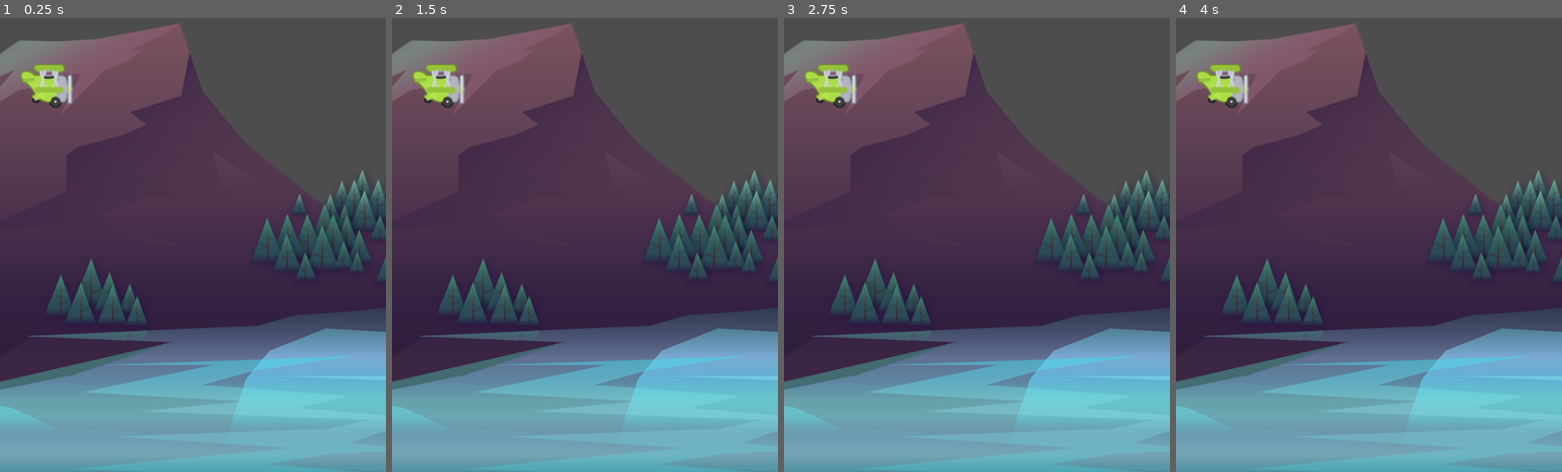
Above: before the commit, frames 1-4 (left to right).
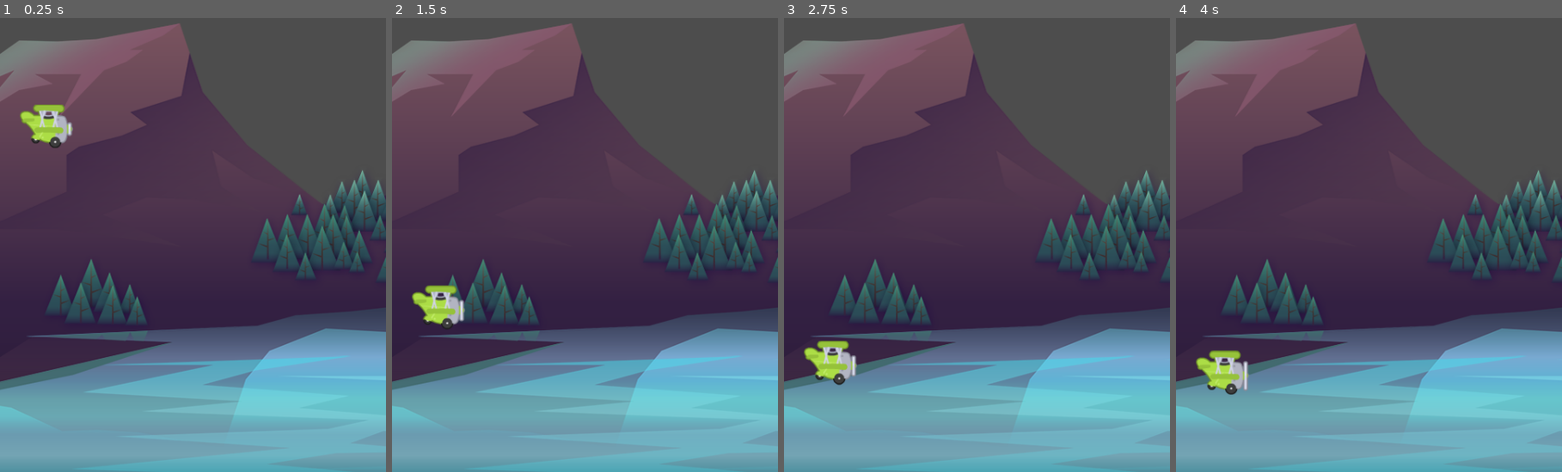
Above: after the commit, the same moments.

Repository: theaob/tappy-plane
Game: Godot game, scene res://scenes/game/game.tscn
Two runs of this game, one before a commit and one after it. Both use one fixed random seed, a clock stepped at 60 frames per second and the inputs below.
Inputs:
- Up to frame 1 (0.25 s): no input
- Up to frame 2 (1.5 s): tap Space (fly, bound only after the commit) at 0.6, 1.35 s
- Up to frame 3 (2.75 s): tap Space (fly, bound only after the commit) at 2.1 s
- Up to frame 4 (4 s): tap Space (fly, bound only after the commit) at 2.85, 3.6 s

The runs differ from the first frame. In frame 1, 1.8% of the frame differs, in the area x 5-19%, y 10-29%; in frame 2, 1.8%; in frame 3, 1.8%; in frame 4, 1.8%, in the area x 5-19%, y 10-83%.

Commit message:
add physics logic to plane

Diff:
--- a/project.godot
+++ b/project.godot
@@ -20,3 +20,11 @@
 window/size/viewport_width=480
 window/size/viewport_height=854
 window/handheld/orientation=1
+
+[input]
+
+fly={
+"deadzone": 0.5,
+"events": [Object(InputEventKey,"resource_local_to_scene":false,"resource_name":"","device":-1,"window_id":0,"alt_pressed":false,"shift_pressed":false,"ctrl_pressed":false,"meta_pressed":false,"pressed":false,"keycode":0,"physical_keycode":32,"key_label":0,"unicode":32,"echo":false,"script":null)
+]
+}
--- /dev/null
+++ b/scenes/barrier/barrier.tscn
@@ -0,0 +1,10 @@
+[gd_scene load_steps=2 format=3 uid="uid://d20k2q0mskue"]
+
+[sub_resource type="RectangleShape2D" id="RectangleShape2D_s0q6g"]
+size = Vector2(694, 20)
+
+[node name="Barrier" type="StaticBody2D"]
+
+[node name="CollisionShape2D" type="CollisionShape2D" parent="."]
+position = Vector2(281, 0)
+shape = SubResource("RectangleShape2D_s0q6g")
--- a/scenes/game/game.tscn
+++ b/scenes/game/game.tscn
@@ -1,7 +1,8 @@
-[gd_scene load_steps=3 format=3 uid="uid://c5ifh6owvyiu3"]
+[gd_scene load_steps=4 format=3 uid="uid://c5ifh6owvyiu3"]
 
 [ext_resource type="Texture2D" uid="uid://dqhjp13j6e63l" path="res://assets/background/rocks_2.png" id="1_deqwm"]
 [ext_resource type="PackedScene" uid="uid://bs28tivo51jkw" path="res://scenes/plane/plane.tscn" id="2_uitj2"]
+[ext_resource type="PackedScene" uid="uid://d20k2q0mskue" path="res://scenes/barrier/barrier.tscn" id="3_mro4i"]
 
 [node name="Game" type="Node2D"]
 
@@ -11,3 +12,9 @@
 
 [node name="Plane" parent="." instance=ExtResource("2_uitj2")]
 position = Vector2(58, 374)
+
+[node name="Barrier" parent="." instance=ExtResource("3_mro4i")]
+position = Vector2(21, 862)
+
+[node name="Barrier2" parent="." instance=ExtResource("3_mro4i")]
+position = Vector2(-21, -6)
--- /dev/null
+++ b/scenes/plane/plane.gd
@@ -0,0 +1,25 @@
+extends CharacterBody2D
+
+const GRAVITY: float = 1500.0
+const POWER: float = -500.0
+
+@onready var animated_sprite_2d = $AnimatedSprite2D
+
+func _physics_process(delta):
+	fly(delta)
+	move_and_slide()
+
+	if is_on_floor() || is_on_ceiling():
+		die()
+
+func fly(delta) -> void:
+	velocity.y += GRAVITY * delta
+
+	if (Input.is_action_just_pressed("fly")):
+		velocity.y = POWER
+
+func die() -> void:
+	print("DEAD")
+
+	set_physics_process(false)
+	animated_sprite_2d.stop()
--- a/scenes/plane/plane.tscn
+++ b/scenes/plane/plane.tscn
@@ -1,17 +1,52 @@
-[gd_scene load_steps=3 format=3 uid="uid://bs28tivo51jkw"]
+[gd_scene load_steps=8 format=3 uid="uid://bs28tivo51jkw"]
 
+[ext_resource type="Script" path="res://scenes/plane/plane.gd" id="1_1ww1r"]
 [ext_resource type="Texture2D" uid="uid://b4blmeitsg8pu" path="res://assets/plane/planes_sheet.png" id="1_gfps6"]
 
+[sub_resource type="AtlasTexture" id="AtlasTexture_cfgd1"]
+atlas = ExtResource("1_gfps6")
+region = Rect2(0, 0, 88, 73)
+
+[sub_resource type="AtlasTexture" id="AtlasTexture_k7758"]
+atlas = ExtResource("1_gfps6")
+region = Rect2(88, 0, 88, 73)
+
+[sub_resource type="AtlasTexture" id="AtlasTexture_cxwwc"]
+atlas = ExtResource("1_gfps6")
+region = Rect2(176, 0, 88, 73)
+
+[sub_resource type="SpriteFrames" id="SpriteFrames_j8lnm"]
+animations = [{
+"frames": [{
+"duration": 1.0,
+"texture": SubResource("AtlasTexture_cfgd1")
+}, {
+"duration": 1.0,
+"texture": SubResource("AtlasTexture_k7758")
+}, {
+"duration": 1.0,
+"texture": SubResource("AtlasTexture_cxwwc")
+}, {
+"duration": 1.0,
+"texture": SubResource("AtlasTexture_k7758")
+}],
+"loop": true,
+"name": &"fly",
+"speed": 10.0
+}]
+
 [sub_resource type="CircleShape2D" id="CircleShape2D_8ajk5"]
-radius = 24.7386
+radius = 27.074
 
 [node name="Plane" type="CharacterBody2D"]
+script = ExtResource("1_1ww1r")
 
-[node name="Sprite2D" type="Sprite2D" parent="."]
+[node name="AnimatedSprite2D" type="AnimatedSprite2D" parent="."]
 scale = Vector2(0.75, 0.75)
-texture = ExtResource("1_gfps6")
-region_enabled = true
-region_rect = Rect2(0, 0, 87, 73)
+sprite_frames = SubResource("SpriteFrames_j8lnm")
+animation = &"fly"
+autoplay = "fly"
+frame_progress = 0.165699
 
 [node name="CollisionShape2D" type="CollisionShape2D" parent="."]
 shape = SubResource("CircleShape2D_8ajk5")
